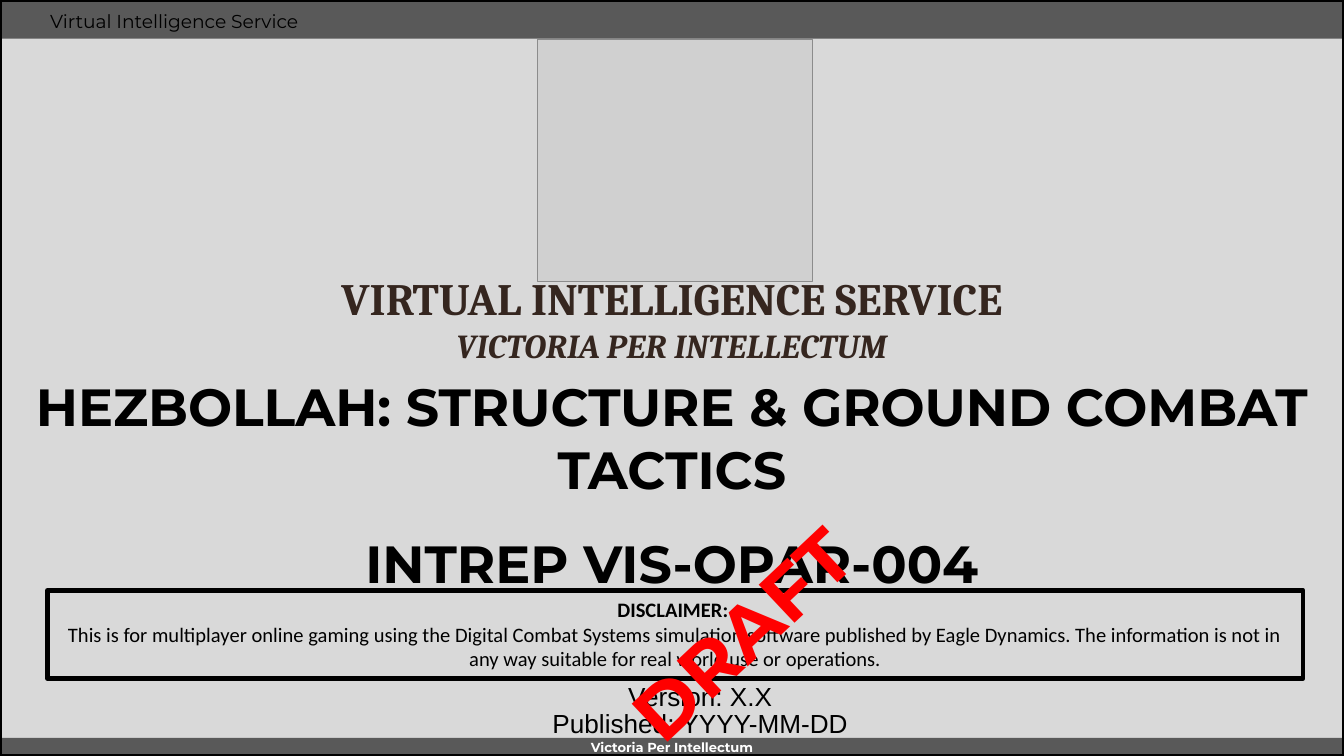
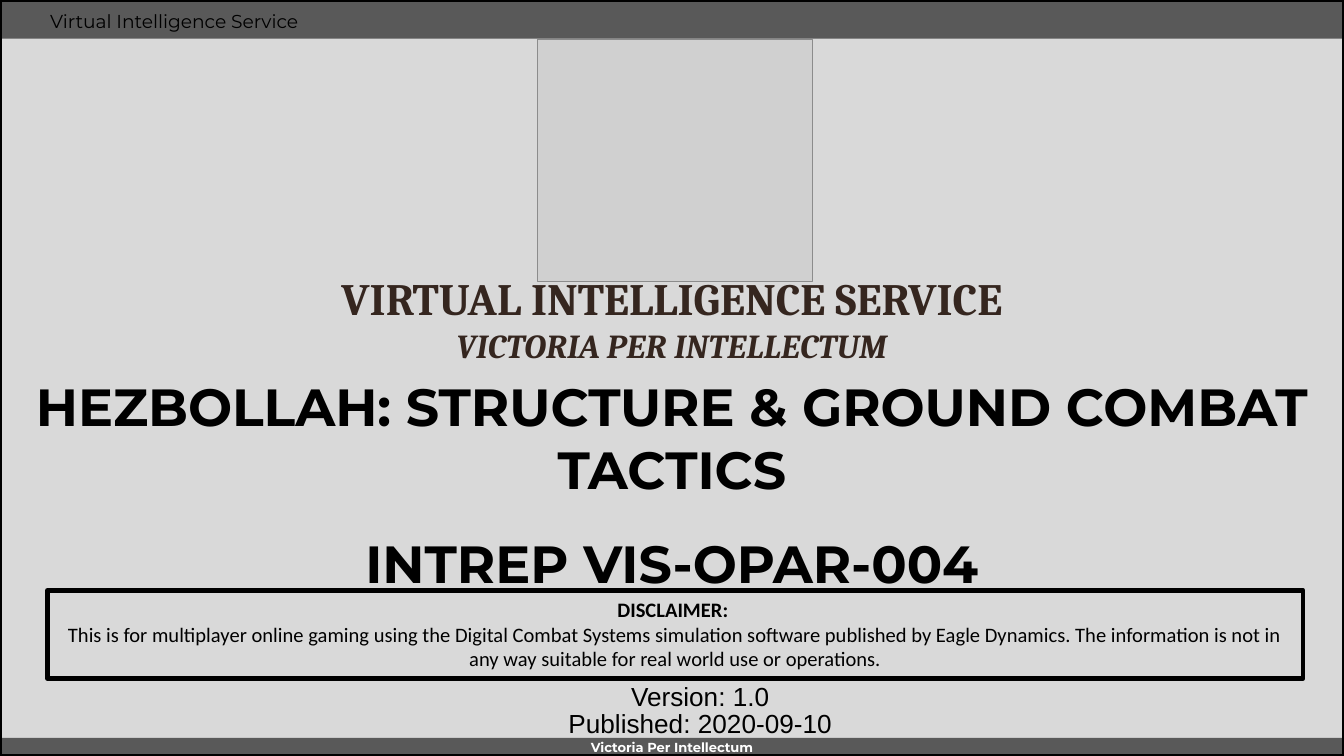
Before and after one commit to 132nd-vWing/VIS, a slide deck: slide 1 of OPAR/WORKSPACE/INTREP VIS OPAR-004 - HEZBOLLAH ground combat tactics.pptx. Drawn at 1344x756 pixels with LibreOffice and Linux fonts; fonts in the diff are those of the drawing; grey boxes stand for pictures; background and template pictures are left out. Boxes give left, top, right and bottom in pixels: in the first picture for what was removed or moved away, otherwise in the second. Text is boxed around its words. In the diff, an @@ line names an element or a change of style, - is before the commit and + after.

```diff
--- a/OPAR/WORKSPACE/INTREP VIS OPAR-004 - HEZBOLLAH ground combat tactics.pptx
+++ b/OPAR/WORKSPACE/INTREP VIS OPAR-004 - HEZBOLLAH ground combat tactics.pptx
@@ text removed at <box>599,451,929,756</box> @@
-DRAFT
@@ text at <box>631,687,769,707</box>: text changed @@
-Version: X.X
+Version: 1.0
@@ text at <box>568,714,832,739</box>: text changed @@
-Published: YYYY-MM-DD
+Published: 2020-09-10
```
Also in this commit, not shown: 2 other slides changed, 5 other files.
